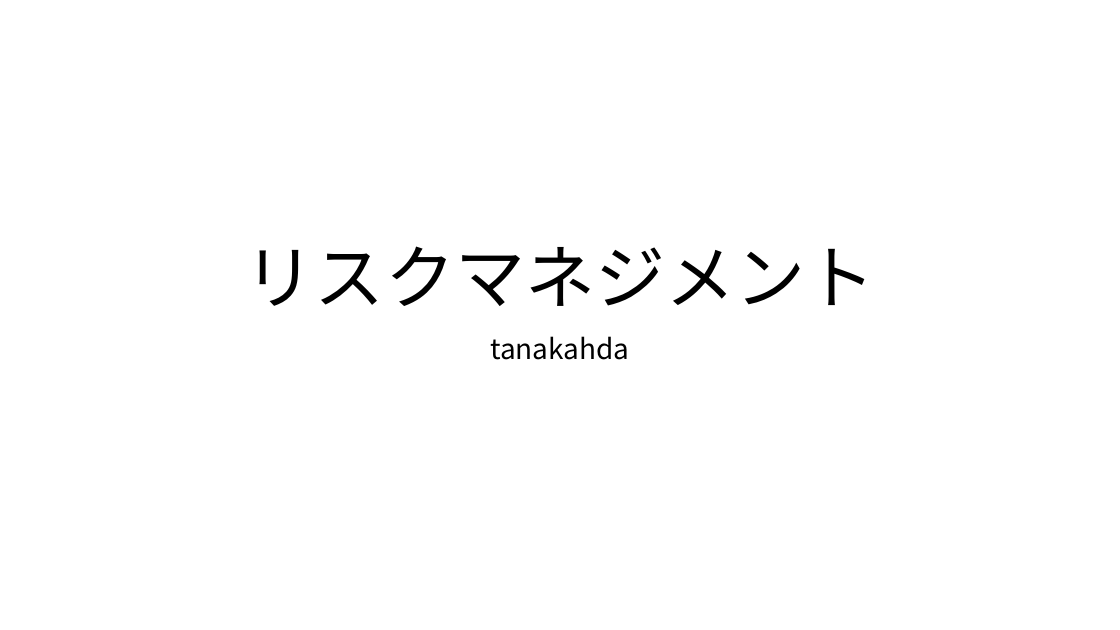
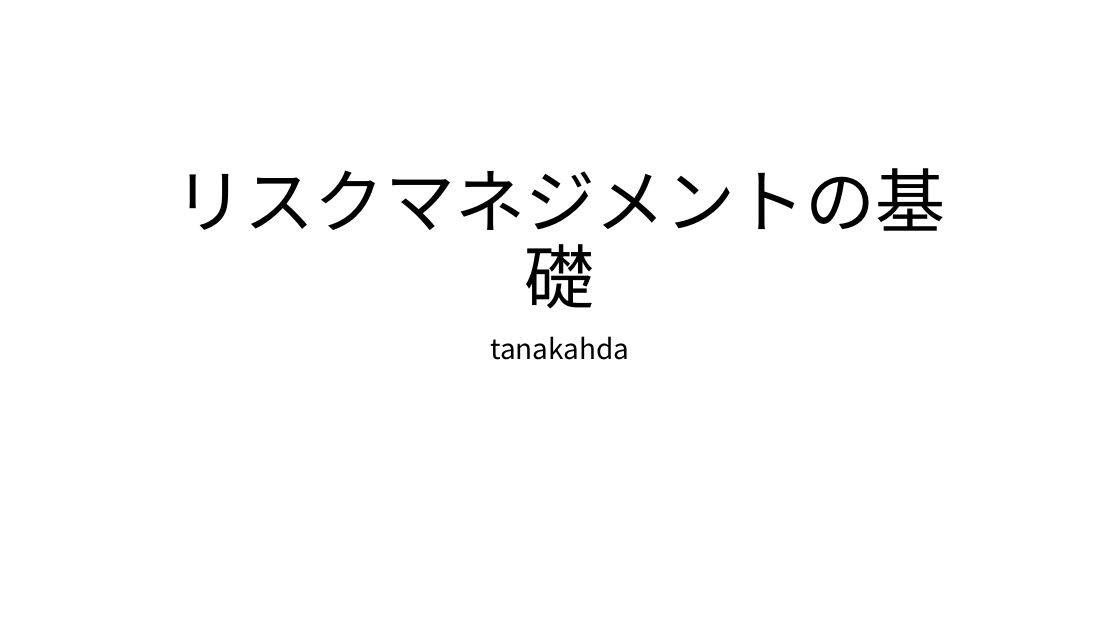
Before and after one commit to tanakahda4/project-management-toolbox, a slide deck: slide 1 of 008_リスクマネジメント/リスクマネジメント.pptx. Drawn at 1120x630 pixels with LibreOffice and Linux fonts; fonts in the diff are those of the drawing. Boxes give left, top, right and bottom in pixels: in the first picture for what was removed or moved away, otherwise in the second. Text is boxed around its words. In the diff, an @@ line names an element or a change of style, - is before the commit and + after.

```diff
--- a/008_リスクマネジメント/リスクマネジメント.pptx
+++ b/008_リスクマネジメント/リスクマネジメント.pptx
@@ title at (175,168,945,309): text changed @@
-リスクマネジメント
+リスクマネジメントの基礎
```
Also in this commit, not shown: 1 other slide changed, 2 slides added, 1 slide removed, 2 other files.
